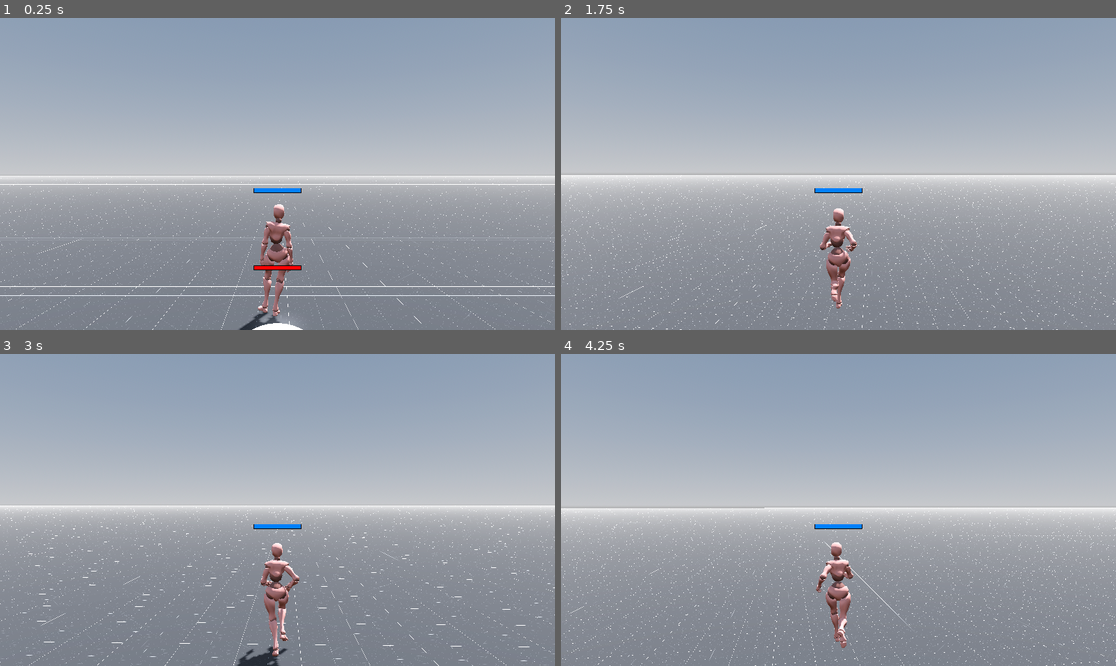
Above: before the commit, frames 1-4 (two rows, left to right).
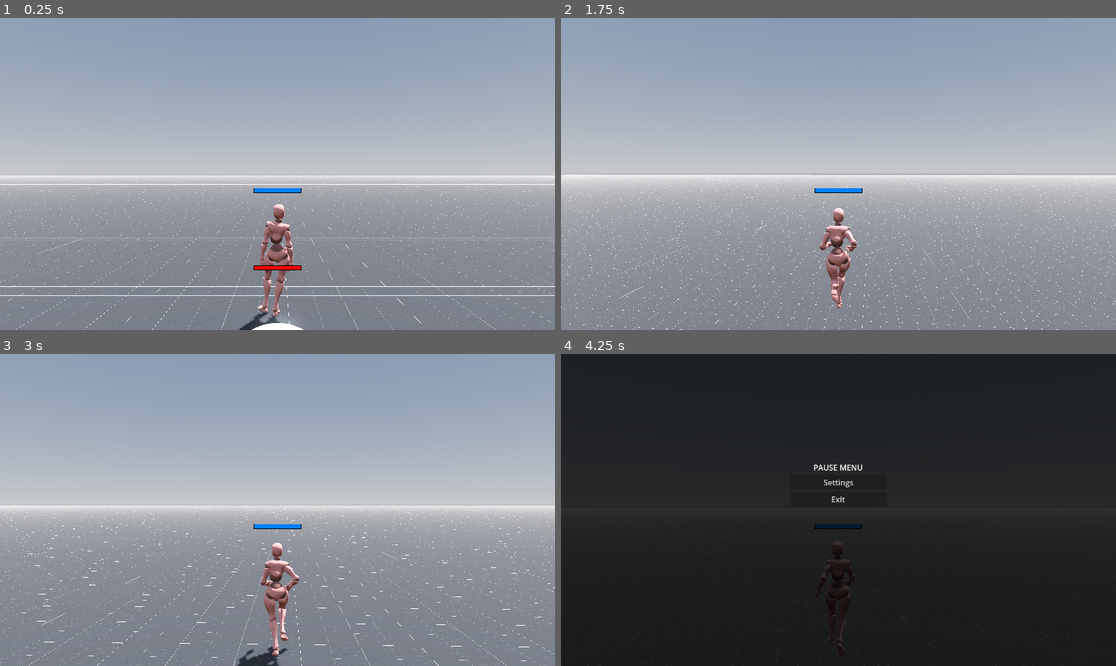
Above: after the commit, the same moments.

Repository: joelkarn/veiled-deceit
Game: Godot game, scene res://scenes/main.tscn
Same seed, same stepped clock (60 frames per second), same inputs: the game is played once before the commit and once after it.
Inputs (mouse positions are in pixels of both pictures, inside the frame that each line leads up to):
- Up to frame 1 (0.25 s): no input
- Up to frame 2 (1.75 s): tap Enter (ui_accept) at 0.5, 0.77, 1.52 s; move the mouse to (866, 174) at 0.52 s; press the mouse at (866, 174) at 0.53 s; hold W (forward) from 0.53 s (still down); move the mouse to (810, 174) at 1.27 s; release the mouse at (810, 174) at 1.28 s; click (810, 174) at 1.35 s
- Up to frame 3 (3 s): keep holding W (forward); move the mouse to (288, 503) at 2.02 s; press the mouse at (288, 503) at 2.03 s; move the mouse to (271, 516) at 2.77 s; release the mouse at (271, 516) at 2.78 s; click (271, 516) at 2.85 s
- Up to frame 4 (4.25 s): keep holding W (forward); tap Enter (ui_accept) at 3.02, 3.77 s; move the mouse to (877, 513) at 3.52 s; press the mouse at (877, 513) at 3.53 s; tap Escape (ui_cancel) at 4.15 s

The runs differ from the first frame. In frame 1, 0.1% of the frame differs, in the area x 0-90%, y 50-100%; in frame 2, 0.1%; in frame 3, 0.2%; in frame 4, 100%, in the area x 0-100%, y 0-100%.

Commit message:
adds menu and fixes health bar

Diff:
--- a/scenes/main.tscn
+++ b/scenes/main.tscn
@@ -6,6 +6,8 @@
 [ext_resource type="Texture2D" uid="uid://dunr0ji1be10l" path="res://assets/textures/grids/Green/texture_09.png" id="4_o6m22"]
 [ext_resource type="PackedScene" uid="uid://cw2gbacpbrqpl" path="res://scenes/player.tscn" id="5_0fqgh"]
 [ext_resource type="PackedScene" uid="uid://b5e8n3p6jqr1x" path="res://scenes/enemy.tscn" id="6_enemy"]
+[ext_resource type="Script" path="res://scripts/ui_manager.gd" id="7_ui"]
+[ext_resource type="PackedScene" uid="uid://bqvk8xw5m6r4n" path="res://scenes/pause_menu.tscn" id="8_pause"]
 
 [sub_resource type="ProceduralSkyMaterial" id="ProceduralSkyMaterial_oulvc"]
 sky_horizon_color = Color(0.64625, 0.65575, 0.67075, 1)
@@ -78,3 +80,16 @@
 
 [node name="Enemy" parent="." instance=ExtResource("6_enemy")]
 transform = Transform3D(1, 0, 0, 0, 1, 0, 0, 0, 1, -0.179691, 0, 7)
+
+[node name="UIManager" type="Node" parent="."]
+script = ExtResource("7_ui")
+
+[node name="UILayers" type="Node" parent="."]
+
+[node name="HealthBarsLayer" type="CanvasLayer" parent="UILayers"]
+layer = 1
+
+[node name="MenuLayer" type="CanvasLayer" parent="UILayers"]
+layer = 10
+
+[node name="PauseMenu" parent="UILayers/MenuLayer" instance=ExtResource("8_pause")]
--- /dev/null
+++ b/scenes/pause_menu.tscn
@@ -0,0 +1,54 @@
+[gd_scene load_steps=3 format=3 uid="uid://cgj0sdw2q4hkr"]
+
+[ext_resource type="Script" path="res://scripts/pause_menu.gd" id="1_pause"]
+[ext_resource type="PackedScene" path="res://scenes/settings_menu.tscn" id="2_settings"]
+
+[node name="PauseMenu" type="Control"]
+layout_mode = 3
+anchors_preset = 15
+anchor_right = 1.0
+anchor_bottom = 1.0
+grow_horizontal = 2
+grow_vertical = 2
+script = ExtResource("1_pause")
+
+[node name="ColorRect" type="ColorRect" parent="."]
+layout_mode = 1
+anchors_preset = 15
+anchor_right = 1.0
+anchor_bottom = 1.0
+grow_horizontal = 2
+grow_vertical = 2
+mouse_filter = 2
+color = Color(0, 0, 0, 0.8)
+
+[node name="VBoxContainer" type="VBoxContainer" parent="."]
+layout_mode = 1
+anchors_preset = 8
+anchor_left = 0.5
+anchor_top = 0.5
+anchor_right = 0.5
+anchor_bottom = 0.5
+offset_left = -100.0
+offset_top = -100.0
+offset_right = 100.0
+offset_bottom = 100.0
+grow_horizontal = 2
+grow_vertical = 2
+mouse_filter = 0
+
+[node name="Label" type="Label" parent="VBoxContainer"]
+layout_mode = 2
+text = "PAUSE MENU"
+horizontal_alignment = 1
+
+[node name="Settings" type="Button" parent="VBoxContainer"]
+layout_mode = 2
+text = "Settings"
+
+[node name="Exit" type="Button" parent="VBoxContainer"]
+layout_mode = 2
+text = "Exit"
+
+[node name="SettingsMenu" parent="." instance=ExtResource("2_settings")]
+layout_mode = 1
--- /dev/null
+++ b/scenes/settings_menu.tscn
@@ -0,0 +1,127 @@
+[gd_scene load_steps=2 format=3 uid="uid://settings_menu"]
+
+[ext_resource type="Script" path="res://scripts/settings_menu.gd" id="1_settings"]
+
+[node name="SettingsMenu" type="Control"]
+layout_mode = 3
+anchors_preset = 15
+anchor_right = 1.0
+anchor_bottom = 1.0
+grow_horizontal = 2
+grow_vertical = 2
+script = ExtResource("1_settings")
+
+[node name="ColorRect" type="ColorRect" parent="."]
+layout_mode = 1
+anchors_preset = 15
+anchor_right = 1.0
+anchor_bottom = 1.0
+grow_horizontal = 2
+grow_vertical = 2
+mouse_filter = 0
+color = Color(0.1, 0.1, 0.1, 0.95)
+
+[node name="VBoxContainer" type="VBoxContainer" parent="."]
+layout_mode = 1
+anchors_preset = 8
+anchor_left = 0.5
+anchor_top = 0.5
+anchor_right = 0.5
+anchor_bottom = 0.5
+offset_left = -300.0
+offset_top = -300.0
+offset_right = 300.0
+offset_bottom = 300.0
+grow_horizontal = 2
+grow_vertical = 2
+theme_override_constants/separation = 20
+
+[node name="Label" type="Label" parent="VBoxContainer"]
+layout_mode = 2
+text = "SETTINGS"
+theme_override_font_sizes/font_size = 32
+horizontal_alignment = 1
+
+[node name="MasterVolumeContainer" type="HBoxContainer" parent="VBoxContainer"]
+layout_mode = 2
+
+[node name="Label" type="Label" parent="VBoxContainer/MasterVolumeContainer"]
+layout_mode = 2
+size_flags_horizontal = 3
+text = "Master Volume: 100%"
+
+[node name="HSlider" type="HSlider" parent="VBoxContainer/MasterVolumeContainer"]
+layout_mode = 2
+size_flags_horizontal = 3
+max_value = 1.0
+step = 0.01
+value = 1.0
+
+[node name="MusicVolumeContainer" type="HBoxContainer" parent="VBoxContainer"]
+layout_mode = 2
+
+[node name="Label" type="Label" parent="VBoxContainer/MusicVolumeContainer"]
+layout_mode = 2
+size_flags_horizontal = 3
+text = "Music Volume: 100%"
+
+[node name="HSlider" type="HSlider" parent="VBoxContainer/MusicVolumeContainer"]
+layout_mode = 2
+size_flags_horizontal = 3
+max_value = 1.0
+step = 0.01
+value = 1.0
+
+[node name="SFXVolumeContainer" type="HBoxContainer" parent="VBoxContainer"]
+layout_mode = 2
+
+[node name="Label" type="Label" parent="VBoxContainer/SFXVolumeContainer"]
+layout_mode = 2
+size_flags_horizontal = 3
+text = "SFX Volume: 100%"
+
+[node name="HSlider" type="HSlider" parent="VBoxContainer/SFXVolumeContainer"]
+layout_mode = 2
+size_flags_horizontal = 3
+max_value = 1.0
+step = 0.01
+value = 1.0
+
+[node name="GraphicsQualityContainer" type="HBoxContainer" parent="VBoxContainer"]
+layout_mode = 2
+
+[node name="Label" type="Label" parent="VBoxContainer/GraphicsQualityContainer"]
+layout_mode = 2
+size_flags_horizontal = 3
+text = "Graphics Quality:"
+
+[node name="OptionButton" type="OptionButton" parent="VBoxContainer/GraphicsQualityContainer"]
+layout_mode = 2
+selected = 1
+
+[node name="FullscreenContainer" type="HBoxContainer" parent="VBoxContainer"]
+layout_mode = 2
+
+[node name="Label" type="Label" parent="VBoxContainer/FullscreenContainer"]
+layout_mode = 2
+size_flags_horizontal = 3
+text = "Fullscreen:"
+
+[node name="CheckBox" type="CheckBox" parent="VBoxContainer/FullscreenContainer"]
+layout_mode = 2
+
+[node name="VSyncContainer" type="HBoxContainer" parent="VBoxContainer"]
+layout_mode = 2
+
+[node name="Label" type="Label" parent="VBoxContainer/VSyncContainer"]
+layout_mode = 2
+size_flags_horizontal = 3
+text = "VSync:"
+
+[node name="OptionButton" type="OptionButton" parent="VBoxContainer/VSyncContainer"]
+layout_mode = 2
+selected = 1
+
+[node name="BackButton" type="Button" parent="VBoxContainer"]
+layout_mode = 2
+text = "Back"
--- a/scripts/health_bar.gd
+++ b/scripts/health_bar.gd
@@ -120,7 +120,21 @@
 	if not main_scene:
 		return null
 
-	# Look for existing CanvasLayer in the scene
+	# First, try to find the HealthBarsLayer CanvasLayer (for proper z-ordering)
+	var health_bars_layer = main_scene.find_child("HealthBarsLayer", true, false)
+	if health_bars_layer and health_bars_layer is CanvasLayer:
+		# Return the first child Control, or create one
+		for child in health_bars_layer.get_children():
+			if child is Control and child.name == "UILayer":
+				return child
+		# No Control found, create one
+		var ui_control = Control.new()
+		ui_control.name = "UILayer"
+		ui_control.set_anchors_preset(Control.PRESET_FULL_RECT)
+		health_bars_layer.add_child(ui_control)
+		return ui_control
+
+	# Look for existing CanvasLayer in the scene (fallback)
 	var canvas_layer = main_scene.find_child("UI", false, false)
 	if not canvas_layer:
 		# Try to find any CanvasLayer
@@ -141,9 +155,10 @@
 		canvas_layer.add_child(ui_control)
 		return ui_control
 
-	# No CanvasLayer found, create one at root
+	# No CanvasLayer found, create one at root with layer 1 for health bars
 	var new_canvas_layer = CanvasLayer.new()
 	new_canvas_layer.name = "UI"
+	new_canvas_layer.layer = 1
 	main_scene.add_child(new_canvas_layer)
 
 	var ui_control = Control.new()
--- /dev/null
+++ b/scripts/pause_menu.gd
@@ -0,0 +1,40 @@
+extends Control
+
+@onready var settings_button: Button = $VBoxContainer/Settings
+@onready var exit_button: Button = $VBoxContainer/Exit
+@onready var settings_menu: Control = $SettingsMenu
+
+func _ready() -> void:
+	visible = false
+	mouse_filter = Control.MOUSE_FILTER_STOP  # Ensure we can receive mouse input
+	settings_button.pressed.connect(_on_settings_pressed)
+	exit_button.pressed.connect(_on_exit_pressed)
+
+	# Connect to UI manager signals - try different paths
+	var ui_manager = get_node_or_null("../../UIManager")  # Up to UILayers, then to root
+	if ui_manager == null:
+		ui_manager = get_node_or_null("../UIManager")
+	if ui_manager == null:
+		ui_manager = get_node_or_null("/root/world/UIManager")
+	if ui_manager:
+		ui_manager.menu_opened.connect(_on_menu_opened)
+		ui_manager.menu_closed.connect(_on_menu_closed)
+
+func _on_menu_opened() -> void:
+	visible = true
+	settings_menu.visible = false
+	# Show the buttons when menu is opened (unless settings is open)
+	if not settings_menu.visible:
+		$VBoxContainer.visible = true
+
+func _on_menu_closed() -> void:
+	visible = false
+	settings_menu.visible = false
+
+func _on_settings_pressed() -> void:
+	settings_menu.visible = true
+	# Hide the buttons when settings menu is open
+	$VBoxContainer.visible = false
+
+func _on_exit_pressed() -> void:
+	get_tree().quit()
--- a/scripts/player.gd
+++ b/scripts/player.gd
@@ -49,20 +49,31 @@
 var melee_debug_mat_idle: StandardMaterial3D
 var melee_debug_mat_active: StandardMaterial3D
 
+var ui_manager: Node
+
 func _ready() -> void:
 	health = max_health
-	Input.mouse_mode = Input.MOUSE_MODE_CAPTURED
+	# Mouse mode is handled by UI manager
 	_pitch = camera_mount.rotation.x
 
 	# Set camera FOV to reduce fish-eye effect
 	if camera:
 		camera.fov = fov
 
+	# Get UI manager reference
+	ui_manager = get_node_or_null("/root/Node3D/UIManager")
+	if ui_manager == null:
+		ui_manager = get_node_or_null("../UIManager")
+
 	_create_melee_area()
 	_create_melee_debug_mesh()
 	_update_melee_debug_visual(false)
 
 func _input(event: InputEvent) -> void:
+	# Don't process input if menu is open
+	if ui_manager and ui_manager.is_menu_active():
+		return
+
 	if event is InputEventMouseMotion:
 		# Rotate player (horizontal)
 		rotate_y(deg_to_rad(-event.relative.x * sens_horizontal))
@@ -85,6 +96,21 @@
 		auto_attack()
 
 func _physics_process(delta: float) -> void:
+	# Don't process movement if menu is open
+	if ui_manager and ui_manager.is_menu_active():
+		# Stop animation and movement when menu is open
+		if animation_player and animation_player.current_animation != "idle":
+			animation_player.play("idle")
+		# Just apply gravity and stop horizontal movement
+		if not is_on_floor():
+			velocity.y += CUSTOM_GRAVITY * delta
+		else:
+			velocity.y = 0.0
+		velocity.x = 0.0
+		velocity.z = 0.0
+		move_and_slide()
+		return
+
 	# no input: (0, 0), right: (0, 1), forward: (0, -1), left back: (-0.707107, 0.707107)
 	var input_dir: Vector2 = Input.get_vector("left", "right", "forward", "backward")
 	# relative to world so input is transformed to the world's basis
--- /dev/null
+++ b/scripts/settings_menu.gd
@@ -0,0 +1,187 @@
+extends Control
+
+@onready var master_volume_slider: HSlider = $VBoxContainer/MasterVolumeContainer/HSlider
+@onready var master_volume_label: Label = $VBoxContainer/MasterVolumeContainer/Label
+@onready var music_volume_slider: HSlider = $VBoxContainer/MusicVolumeContainer/HSlider
+@onready var music_volume_label: Label = $VBoxContainer/MusicVolumeContainer/Label
+@onready var sfx_volume_slider: HSlider = $VBoxContainer/SFXVolumeContainer/HSlider
+@onready var sfx_volume_label: Label = $VBoxContainer/SFXVolumeContainer/Label
+@onready var graphics_quality_option: OptionButton = $VBoxContainer/GraphicsQualityContainer/OptionButton
+@onready var fullscreen_checkbox: CheckBox = $VBoxContainer/FullscreenContainer/CheckBox
+@onready var vsync_option: OptionButton = $VBoxContainer/VSyncContainer/OptionButton
+@onready var back_button: Button = $VBoxContainer/BackButton
+
+const QUALITY_LOW = 0
+const QUALITY_MEDIUM = 1
+const QUALITY_HIGH = 2
+const QUALITY_ULTRA = 3
+
+var master_bus_index: int
+var music_bus_index: int
+var sfx_bus_index: int
+
+func _ready() -> void:
+	visible = false
+	mouse_filter = Control.MOUSE_FILTER_STOP  # Ensure we can receive mouse input
+
+	# Get audio bus indices
+	master_bus_index = AudioServer.get_bus_index("Master")
+	music_bus_index = AudioServer.get_bus_index("Music")
+	sfx_bus_index = AudioServer.get_bus_index("SFX")
+
+	# Create audio buses if they don't exist
+	if master_bus_index == -1:
+		master_bus_index = 0
+
+	# Create Music and SFX buses if they don't exist
+	if music_bus_index == -1:
+		AudioServer.add_bus(1)
+		music_bus_index = AudioServer.bus_count - 1
+		AudioServer.set_bus_name(music_bus_index, "Music")
+
+	if sfx_bus_index == -1:
+		AudioServer.add_bus(2)
+		sfx_bus_index = AudioServer.bus_count - 1
+		AudioServer.set_bus_name(sfx_bus_index, "SFX")
+
+	# Populate option buttons
+	graphics_quality_option.add_item("Low")
+	graphics_quality_option.add_item("Medium")
+	graphics_quality_option.add_item("High")
+	graphics_quality_option.add_item("Ultra")
+
+	vsync_option.add_item("Disabled")
+	vsync_option.add_item("Enabled")
+	vsync_option.add_item("Adaptive")
+
+	# Initialize UI from saved settings
+	_load_settings()
+
+	# Connect signals
+	master_volume_slider.value_changed.connect(_on_master_volume_changed)
+	music_volume_slider.value_changed.connect(_on_music_volume_changed)
+	sfx_volume_slider.value_changed.connect(_on_sfx_volume_changed)
+	graphics_quality_option.item_selected.connect(_on_graphics_quality_selected)
+	fullscreen_checkbox.toggled.connect(_on_fullscreen_toggled)
+	vsync_option.item_selected.connect(_on_vsync_selected)
+	back_button.pressed.connect(_on_back_pressed)
+
+	_update_volume_labels()
+
+func _input(event: InputEvent) -> void:
+	# Close settings menu with ESC
+	if visible and event.is_action_pressed("ui_cancel"):
+		_on_back_pressed()
+		get_viewport().set_input_as_handled()  # Prevent other nodes from handling this event
+
+func _load_settings() -> void:
+	# Load volume settings from config file, or use defaults
+	var master_volume = ConfigFile.new()
+	var err = master_volume.load("user://settings.cfg")
+	if err == OK:
+		master_volume_slider.value = master_volume.get_value("audio", "master_volume", 1.0)
+		music_volume_slider.value = master_volume.get_value("audio", "music_volume", 1.0)
+		sfx_volume_slider.value = master_volume.get_value("audio", "sfx_volume", 1.0)
+		graphics_quality_option.selected = master_volume.get_value("graphics", "quality", QUALITY_MEDIUM)
+		fullscreen_checkbox.button_pressed = master_volume.get_value("graphics", "fullscreen", false)
+		vsync_option.selected = master_volume.get_value("graphics", "vsync", 1)
+	else:
+		# Default values
+		master_volume_slider.value = 1.0
+		music_volume_slider.value = 1.0
+		sfx_volume_slider.value = 1.0
+		graphics_quality_option.selected = QUALITY_MEDIUM
+		fullscreen_checkbox.button_pressed = false
+		vsync_option.selected = 1
+
+	# Apply settings
+	_apply_volume_settings()
+	_apply_graphics_settings()
+
+func _save_settings() -> void:
+	var config = ConfigFile.new()
+	config.set_value("audio", "master_volume", master_volume_slider.value)
+	config.set_value("audio", "music_volume", music_volume_slider.value)
+	config.set_value("audio", "sfx_volume", sfx_volume_slider.value)
+	config.set_value("graphics", "quality", graphics_quality_option.selected)
+	config.set_value("graphics", "fullscreen", fullscreen_checkbox.button_pressed)
+	config.set_value("graphics", "vsync", vsync_option.selected)
+	config.save("user://settings.cfg")
+
+func _update_volume_labels() -> void:
+	master_volume_label.text = "Master Volume: %d%%" % int(master_volume_slider.value * 100)
+	music_volume_label.text = "Music Volume: %d%%" % int(music_volume_slider.value * 100)
+	sfx_volume_label.text = "SFX Volume: %d%%" % int(sfx_volume_slider.value * 100)
+
+func _on_master_volume_changed(value: float) -> void:
+	if master_bus_index >= 0:
+		AudioServer.set_bus_volume_db(master_bus_index, linear_to_db(value))
+	_update_volume_labels()
+	_save_settings()
+
+func _on_music_volume_changed(value: float) -> void:
+	if music_bus_index >= 0:
+		AudioServer.set_bus_volume_db(music_bus_index, linear_to_db(value))
+	_update_volume_labels()
+	_save_settings()
+
+func _on_sfx_volume_changed(value: float) -> void:
+	if sfx_bus_index >= 0:
+		AudioServer.set_bus_volume_db(sfx_bus_index, linear_to_db(value))
+	_update_volume_labels()
+	_save_settings()
+
+func _on_graphics_quality_selected(index: int) -> void:
+	_apply_graphics_quality(index)
+	_save_settings()
+
+func _apply_graphics_quality(quality: int) -> void:
+	var viewport_rid = get_viewport().get_viewport_rid()
+	match quality:
+		QUALITY_LOW:
+			RenderingServer.viewport_set_msaa_3d(viewport_rid, RenderingServer.VIEWPORT_MSAA_DISABLED)
+			RenderingServer.viewport_set_sdf_oversize_and_scale(viewport_rid, RenderingServer.VIEWPORT_SDF_OVERSIZE_100_PERCENT, RenderingServer.VIEWPORT_SDF_SCALE_50_PERCENT)
+		QUALITY_MEDIUM:
+			RenderingServer.viewport_set_msaa_3d(viewport_rid, RenderingServer.VIEWPORT_MSAA_2X)
+			RenderingServer.viewport_set_sdf_oversize_and_scale(viewport_rid, RenderingServer.VIEWPORT_SDF_OVERSIZE_100_PERCENT, RenderingServer.VIEWPORT_SDF_SCALE_50_PERCENT)
+		QUALITY_HIGH:
+			RenderingServer.viewport_set_msaa_3d(viewport_rid, RenderingServer.VIEWPORT_MSAA_4X)
+			RenderingServer.viewport_set_sdf_oversize_and_scale(viewport_rid, RenderingServer.VIEWPORT_SDF_OVERSIZE_100_PERCENT, RenderingServer.VIEWPORT_SDF_SCALE_100_PERCENT)
+		QUALITY_ULTRA:
+			RenderingServer.viewport_set_msaa_3d(viewport_rid, RenderingServer.VIEWPORT_MSAA_8X)
+			RenderingServer.viewport_set_sdf_oversize_and_scale(viewport_rid, RenderingServer.VIEWPORT_SDF_OVERSIZE_120_PERCENT, RenderingServer.VIEWPORT_SDF_SCALE_100_PERCENT)
+
+func _on_fullscreen_toggled(pressed: bool) -> void:
+	if pressed:
+		DisplayServer.window_set_mode(DisplayServer.WINDOW_MODE_FULLSCREEN)
+	else:
+		DisplayServer.window_set_mode(DisplayServer.WINDOW_MODE_WINDOWED)
+	_save_settings()
+
+func _on_vsync_selected(index: int) -> void:
+	match index:
+		0:  # Disabled
+			DisplayServer.window_set_vsync_mode(DisplayServer.VSYNC_DISABLED)
+		1:  # Enabled
+			DisplayServer.window_set_vsync_mode(DisplayServer.VSYNC_ENABLED)
+		2:  # Adaptive
+			DisplayServer.window_set_vsync_mode(DisplayServer.VSYNC_ADAPTIVE)
+	_save_settings()
+
+func _apply_volume_settings() -> void:
+	_on_master_volume_changed(master_volume_slider.value)
+	_on_music_volume_changed(music_volume_slider.value)
+	_on_sfx_volume_changed(sfx_volume_slider.value)
+
+func _apply_graphics_settings() -> void:
+	_apply_graphics_quality(graphics_quality_option.selected)
+	_on_fullscreen_toggled(fullscreen_checkbox.button_pressed)
+	_on_vsync_selected(vsync_option.selected)
+
+func _on_back_pressed() -> void:
+	visible = false
+	_save_settings()  # Save settings when closing
+	# Restore the pause menu buttons visibility
+	var parent = get_parent()
+	if parent and parent.has_node("VBoxContainer"):
+		parent.get_node("VBoxContainer").visible = true
--- /dev/null
+++ b/scripts/ui_manager.gd
@@ -0,0 +1,45 @@
+extends Node
+
+signal menu_opened
+signal menu_closed
+
+var is_menu_open := false
+
+func _ready() -> void:
+	# Start with mouse captured
+	Input.mouse_mode = Input.MOUSE_MODE_CAPTURED
+
+func _input(event: InputEvent) -> void:
+	if event.is_action_pressed("ui_cancel"):  # ESC key
+		# Check if settings menu is open first - try new path first, then fallback
+		var pause_menu = get_node_or_null("../UILayers/MenuLayer/PauseMenu")
+		if not pause_menu:
+			pause_menu = get_node_or_null("../PauseMenu")
+		if pause_menu:
+			var settings_menu = pause_menu.get_node_or_null("SettingsMenu")
+			if settings_menu and settings_menu.visible:
+				# Let settings menu handle ESC (close settings menu)
+				return
+		# Toggle pause menu
+		toggle_menu()
+
+func toggle_menu() -> void:
+	is_menu_open = !is_menu_open
+
+	if is_menu_open:
+		open_menu()
+	else:
+		close_menu()
+
+func open_menu() -> void:
+	Input.mouse_mode = Input.MOUSE_MODE_VISIBLE
+	# Don't pause the game (for future online multiplayer)
+	# Instead, we disable player input in the player script
+	menu_opened.emit()
+
+func close_menu() -> void:
+	Input.mouse_mode = Input.MOUSE_MODE_CAPTURED
+	menu_closed.emit()
+
+func is_menu_active() -> bool:
+	return is_menu_open
Not shown: 1 places in scenes/main.tscn that only renumber resources
